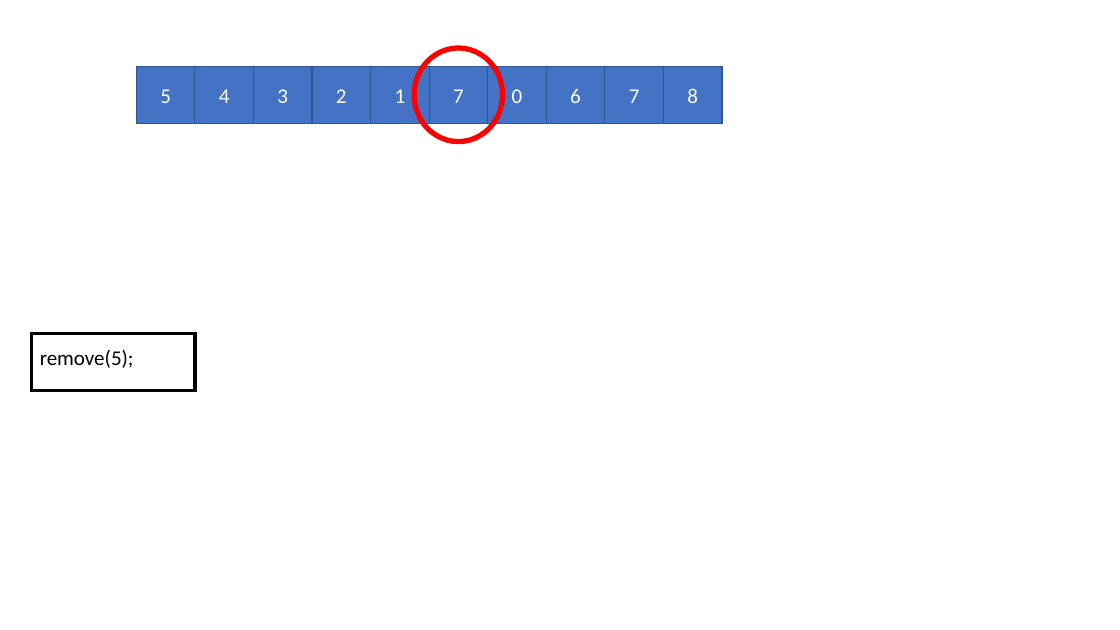
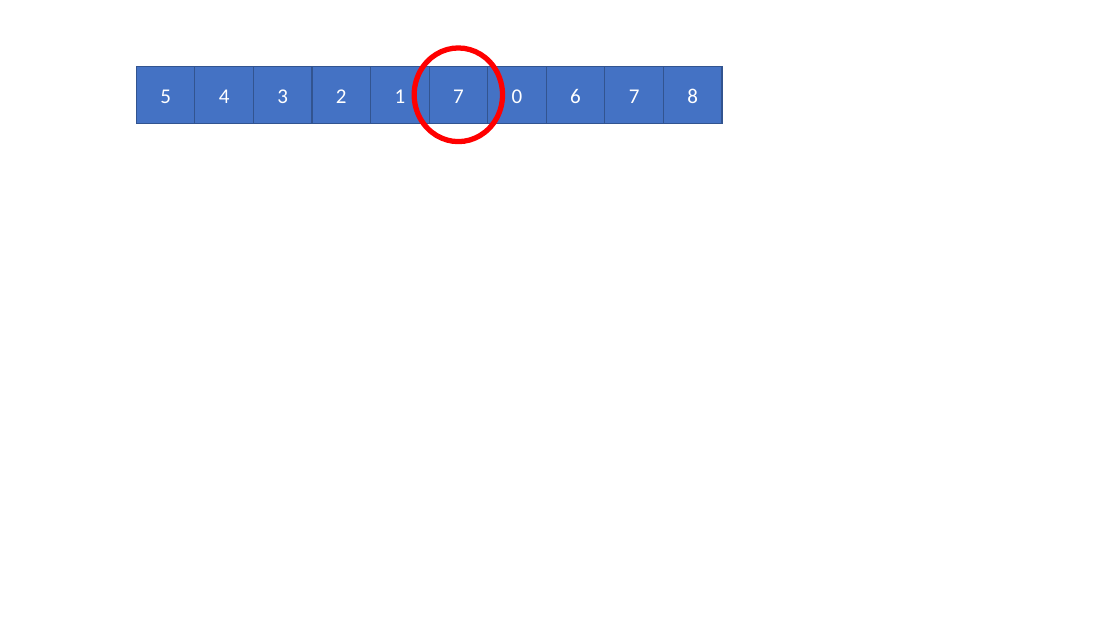
Before and after one commit to Programmiermethoden-CampusMinden/Prog2-Lecture, a slide deck: slide 2 of markdown/java-jvm/images/gif_vorlage/arraylist_vorlage.pptx. Drawn at 1120x630 pixels with LibreOffice and Linux fonts; fonts in the diff are those of the drawing. Boxes give left, top, right and bottom in pixels: in the first picture for what was removed or moved away, otherwise in the second. Text is boxed around its words. In the diff, an @@ line names an element or a change of style, - is before the commit and + after.

```diff
--- a/markdown/java-jvm/images/gif_vorlage/arraylist_vorlage.pptx
+++ b/markdown/java-jvm/images/gif_vorlage/arraylist_vorlage.pptx
@@ rectangle removed at (32, 334, 195, 391) @@
@@ text removed at (40, 350, 134, 368) @@
-remove(5);
```
Also in this commit, not shown: 7 other slides changed, 2 slides removed, 1 other file.
